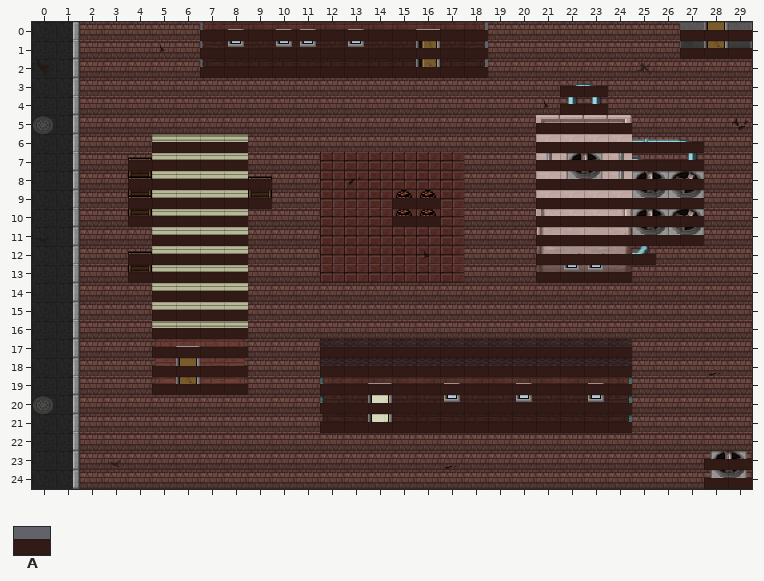
A Tiled map (JSON) gets an edit: maps/map_13_lagerhallen.json. The first picture shows the starting point.
Cells are 36x28 px. Shown: x 0..29, y 0..24.
Key: from "sprite_sheet_props_main": A 0.
_ is an empty cell.
Layers that did not change in this view are not listed.
Layer "walkable" before, first column x 0:
 0 _______AAAAAAAAAAAA________AAA
 1 _______AAAAAAAAAAAA________AAA
 2 _______AAAAAAAAAAAA___________
 3 ______________________AA______
 4 ______________________AA______
 5 _____________________AAAA_____
 6 _____AAAA____________AAAAAAA__
 7 ____AAAAA____________AAAAAAA__
 8 ____AAAAAA___________AAAAAAA__
 9 ____AAAAAA_____AA____AAAAAAA__
10 ____AAAAA______AA____AAAAAAA__
11 _____AAAA____________AAAAAAA__
12 ____AAAAA____________AAAAA____
13 ____AAAAA____________AAAA_____
14 _____AAAA_____________________
15 _____AAAA_____________________
16 _____AAAA_____________________
17 _____AAAA___AAAAAAAAAAAAA_____
18 _____AAAA___AAAAAAAAAAAAA_____
19 _____AAAA___AAAAAAAAAAAAA_____
20 ____________AAAAAAAAAAAAA_____
21 ____________AAAAAAAAAAAAA_____
22 ______________________________
23 ____________________________AA
24 ____________________________AA
And afterwards:
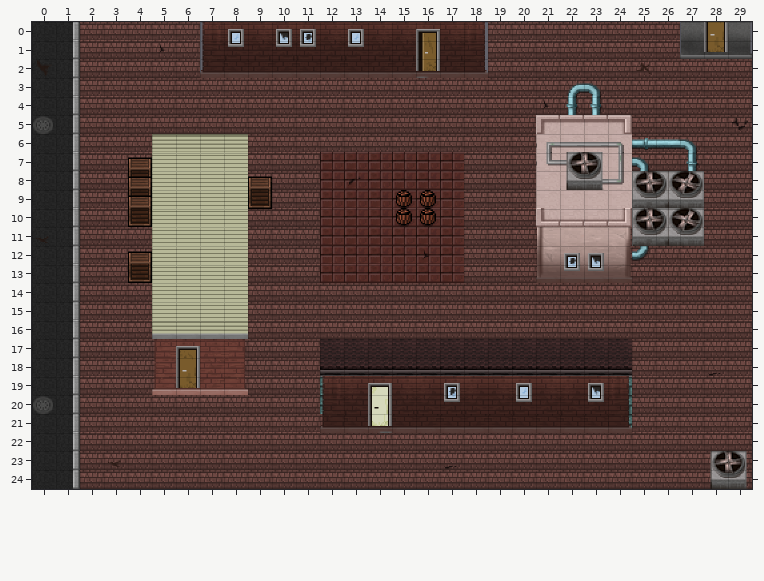
Change:
Layer "walkable" (now hidden):
y 0..1: x 7..18 AAAAAAAAAAAA -> ____________; x 27..29 AAA -> ___
y 2: x 7..18 AAAAAAAAAAAA -> ____________
y 3..4: x 22..23 AA -> __
y 5: x 21..24 AAAA -> ____
y 6: x 5..8 AAAA -> ____; x 21..27 AAAAAAA -> _______
y 7: x 4..8 AAAAA -> _____; x 21..27 AAAAAAA -> _______
y 8: x 4..9 AAAAAA -> ______; x 21..27 AAAAAAA -> _______
y 9: x 4..9 AAAAAA -> ______; x 15..16 AA -> __; x 21..27 AAAAAAA -> _______
y 10: x 4..8 AAAAA -> _____; x 15..16 AA -> __; x 21..27 AAAAAAA -> _______
y 11: x 5..8 AAAA -> ____; x 21..27 AAAAAAA -> _______
y 12: x 4..8 AAAAA -> _____; x 21..25 AAAAA -> _____
y 13: x 4..8 AAAAA -> _____; x 21..24 AAAA -> ____
y 14..17: x 5..8 AAAA -> ____
y 18..19: x 5..8 AAAA -> ____; x 12..24 AAAAAAAAAAAAA -> _____________
y 20: x 12 A -> _; x 14 A -> _; x 24 A -> _
y 21: x 12..24 AAAAAAAAAAAAA -> _____________
y 23..24: x 28..29 AA -> __
Boxes around the changes in both pictures, in picture pixels (x1, y1, x2, y2):
removed: (200, 30, 488, 78)
removed: (680, 30, 752, 59)
removed: (536, 86, 704, 283)
removed: (128, 142, 272, 395)
removed: (392, 198, 440, 226)
removed: (320, 366, 632, 433)
removed: (704, 459, 752, 489)
